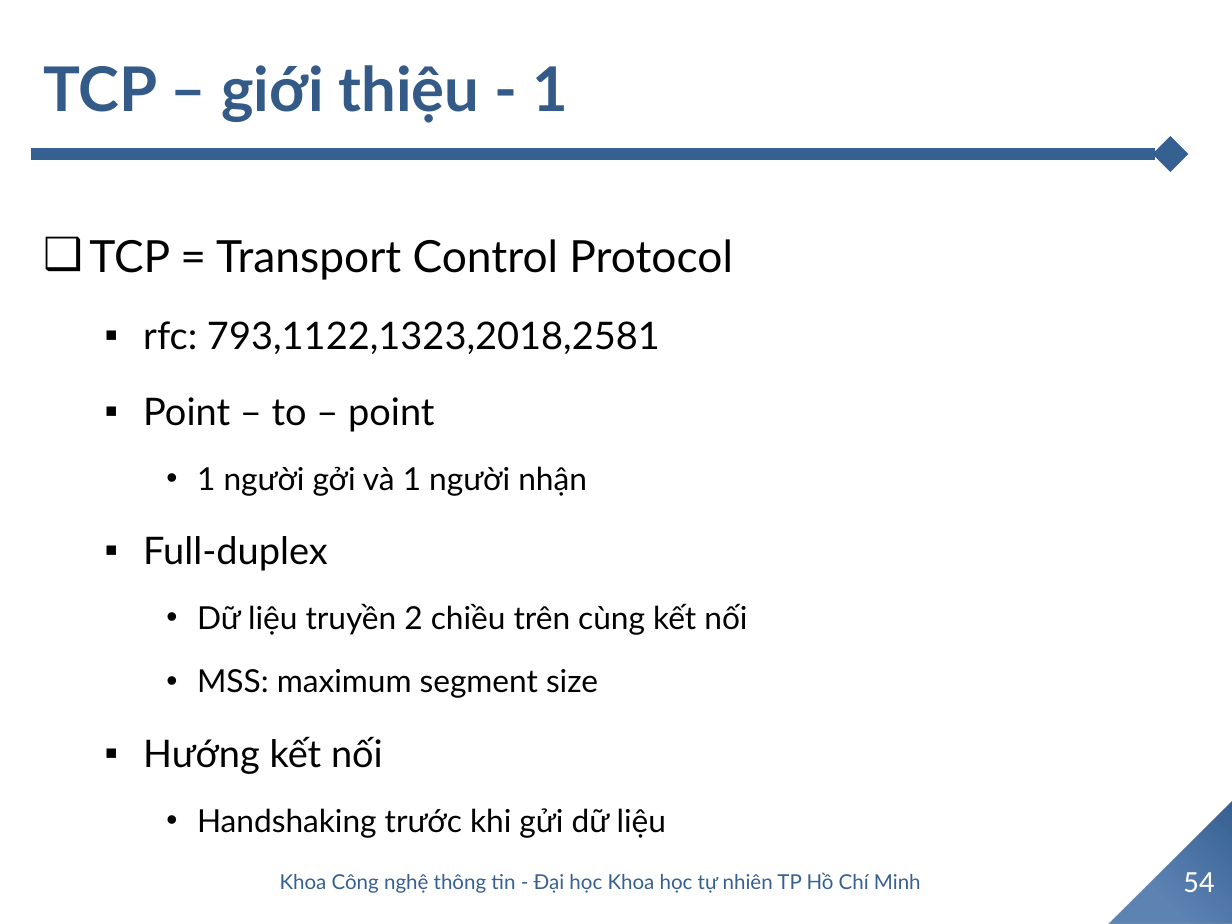
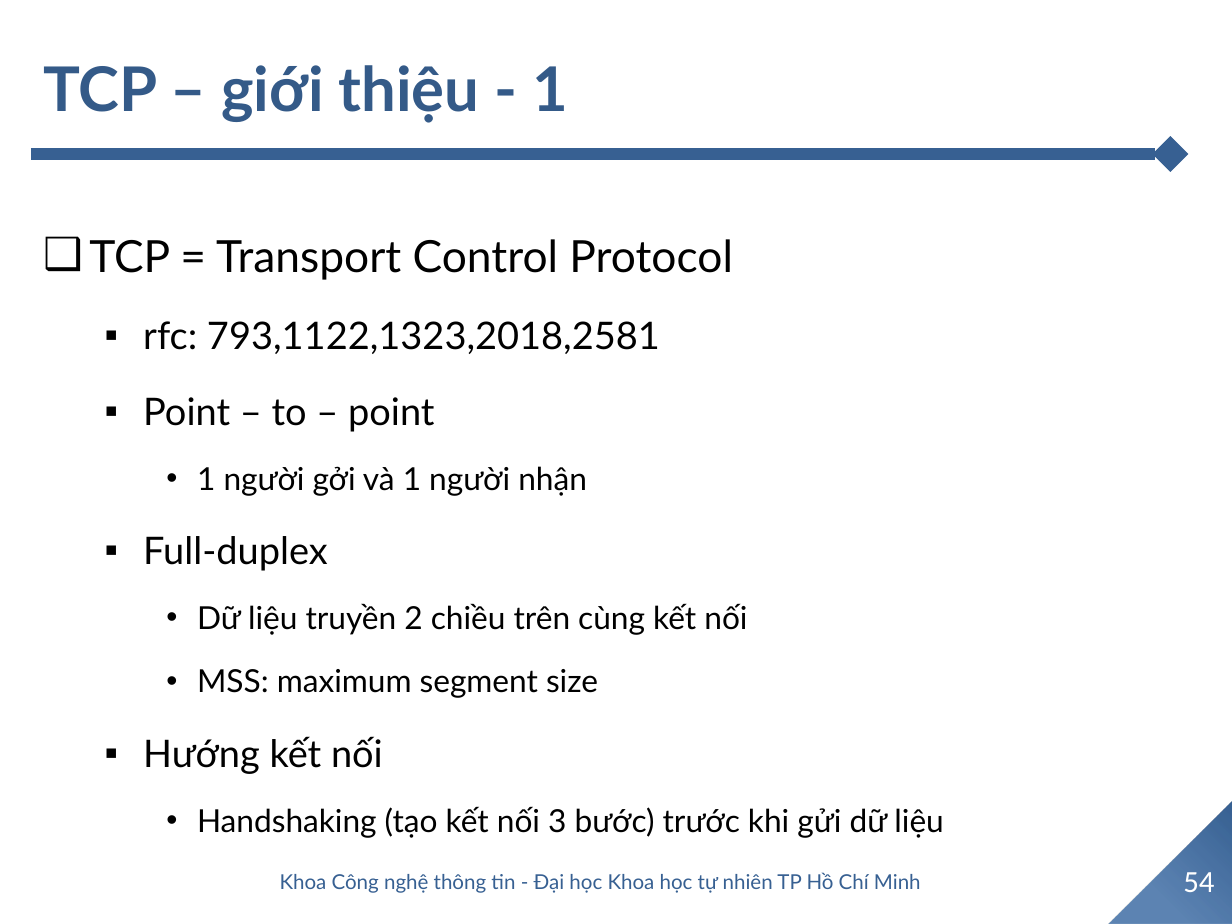
Before and after one commit to TommyandTina/Linux-Lab, a slide deck: slide 54 of APR-2024/0404/04.Transport layer.pptx. Drawn at 1232x924 pixels with LibreOffice and Linux fonts; fonts in the diff are those of the drawing; background and template pictures are left out. Boxes give left, top, right and bottom in pixels: in the first picture for what was removed or moved away, otherwise in the second. Text is boxed around its words. In the diff, an @@ line names an element or a change of style, - is before the commit and + after.

```diff
--- a/APR-2024/0404/04.Transport layer.pptx
+++ b/APR-2024/0404/04.Transport layer.pptx
@@ text at bbox=[197, 806, 943, 838]: text changed @@
-    • Handshaking trước khi gửi dữ liệu
+    • Handshaking (tạo kết nối 3 bước) trước khi gửi dữ liệu
```
Also in this commit, not shown: 5 other files.
